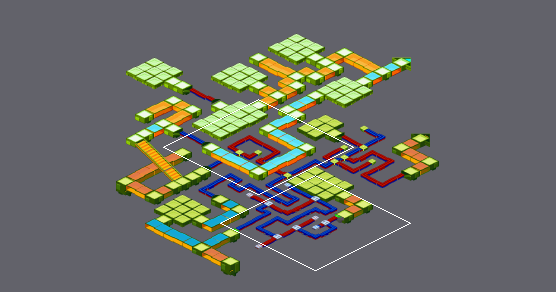
An edit to a level. Tiled map, areas/yoka1.tmx. The first picture is a wide view before the edit; the outline marks the close-up.
Close-up. Before the edit:
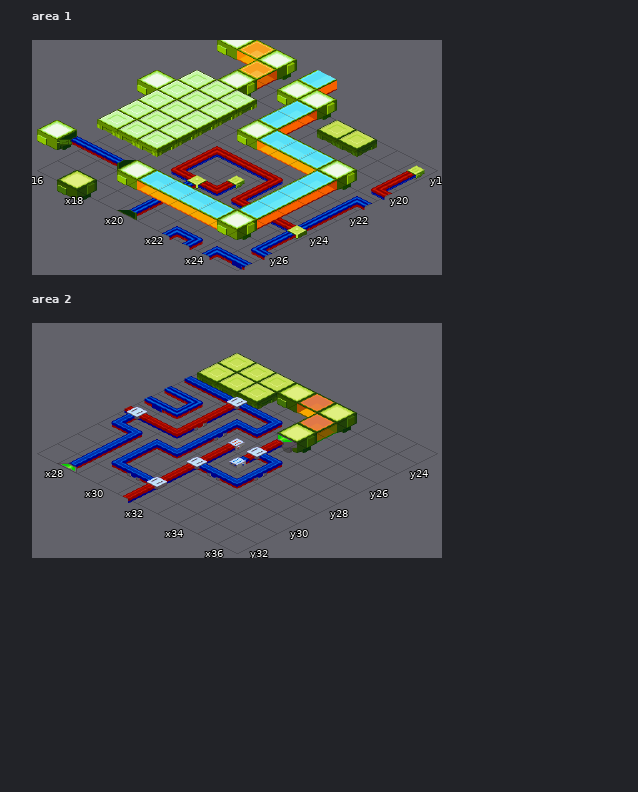
Cells are 64x32 px. Isometric: x runs down to the right, y down to the left. Shown: area 1 x 16..25, y 18..27; area 2 x 27..36, y 23..32. The commit also changed other parts of the map, which this record leaves out. Layer "Tile Layer 5" is drawn 0,-64 px off the grid.
Now the later version:
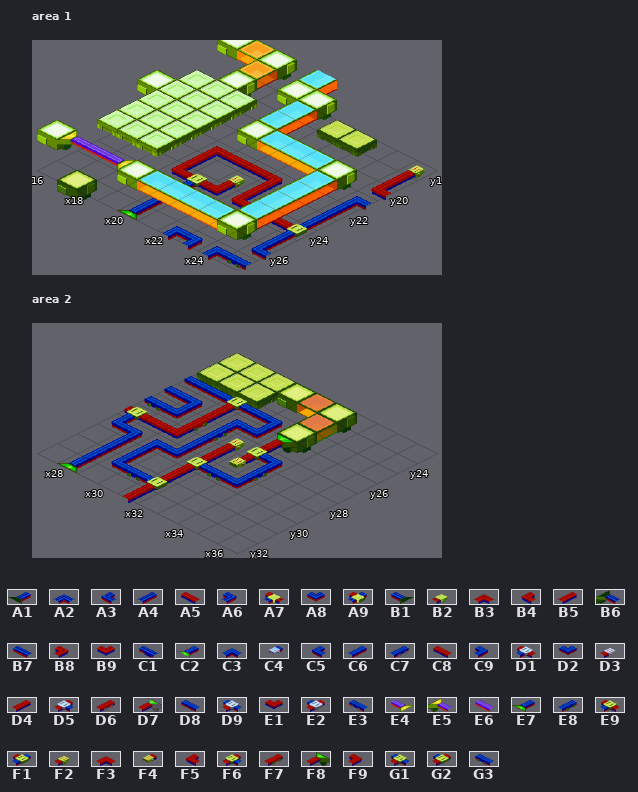
Key: from "CompressionRoadsYoka": A1 1, A2 5, A3 7, A4 8, A5 14, A6 15, A7 16, A8 17, A9 19, B1 22, B2 26, B3 27, B4 29, B5 30, B6 34, B7 36, B8 37, B9 39, C1 43; from "compression": C2 1, C3 5, C4 6, C5 7, C6 8, C7 10, C8 14, C9 15, D1 16, D2 17, D3 26, D4 30, D5 31, D6 32, D7 33, D8 36, D9 38, E1 39, E2 41, E3 43; from "yoka-compression": E4 30, E5 46, E6 48, E7 61, E8 70, E9 80, F1 83, F2 94, F3 95, F4 96, F5 97, F6 99, F7 100, F8 105, F9 109, G1 110, G2 113, G3 115.
__ is an empty cell.
Change:
{"where": "layer \"Floor\", area 1"}
{"y":18,"x":25,"old":"B2","new":"F2"}
{"y":19,"x":25,"old":"B5","new":"D4"}
{"y":20,"x":25,"old":"B4","new":"F5"}
{"y":21,"x":25,"old":"A2","new":"C3"}
{"y":22,"x":19,"old":"B3 A5 A5 B8","new":"F3 C8 C8 F9"}
{"y":22,"x":25,"old":"A4","new":"C6"}
{"y":23,"x":19,"old":"B5","new":"D4"}
{"y":23,"x":21,"old":"B2 B5","new":"F2 D4"}
{"y":23,"x":25,"old":"A4","new":"C6"}
{"y":24,"x":19,"old":"B4 A7 B9 B4 A5 A5 A9","new":"F5 E9 E1 F5 C8 C8 F1"}
{"y":25,"x":20,"old":"A4","new":"C6"}
{"y":25,"x":25,"old":"A4","new":"C6"}
{"y":26,"x":20,"old":"A4","new":"C6"}
{"y":26,"x":25,"old":"A3","new":"C5"}
{"y":27,"x":20,"old":"A1","new":"E7"}
{"y":27,"x":22,"old":"A2 A6 A2 C1","new":"C3 C9 C3 G3"}
{"where": "layer \"Tile Layer 5\", area 1"}
{"y":27,"x":17,"old":"B6 B7 B1","new":"E5 E6 E4"}
{"where": "layer \"Floor\", area 2"}
{"y":25,"x":29,"old":"D9","new":"G1"}
{"y":26,"x":27,"old":"B7 A6","new":"D8 C9"}
{"y":26,"x":32,"old":"D7","new":"F8"}
{"y":27,"x":27,"old":"C1 A8 D6 C7 D3 D5","new":"G3 D2 F7 E8 F2 F6"}
{"y":28,"x":27,"old":"D1","new":"E9"}
{"y":28,"x":32,"old":"C4 C7","new":"F4 E8"}
{"y":29,"x":31,"old":"D5 E3","new":"F6 G3"}
{"y":31,"x":30,"old":"E3 E2","new":"G3 G2"}
{"y":32,"x":28,"old":"C2","new":"E7"}
{"label":"changed","picture_box":[57,130,425,270]}
{"label":"changed","picture_box":[127,387,297,490]}
{"label":"changed","picture_box":[57,463,77,473]}
